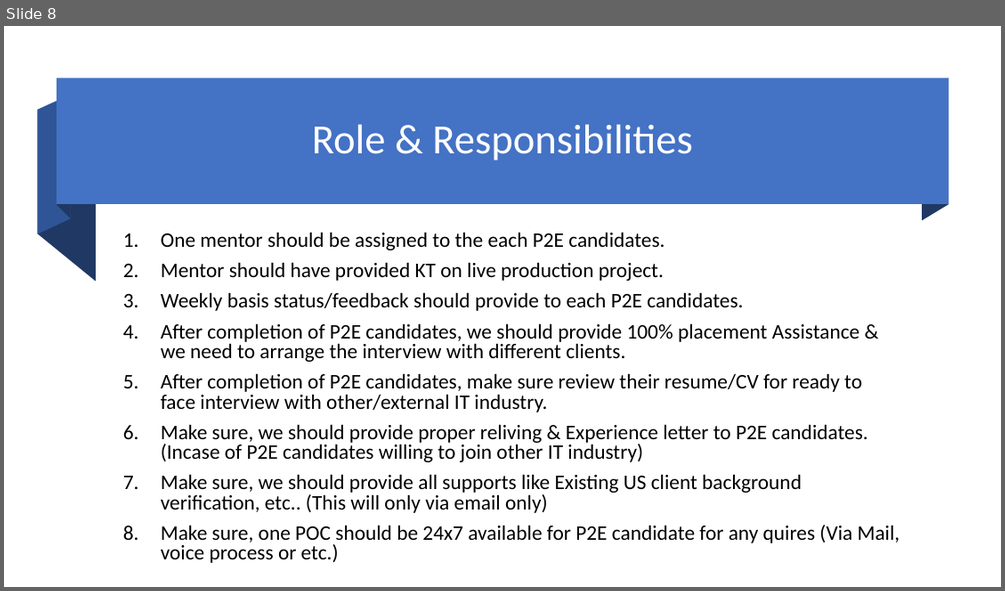
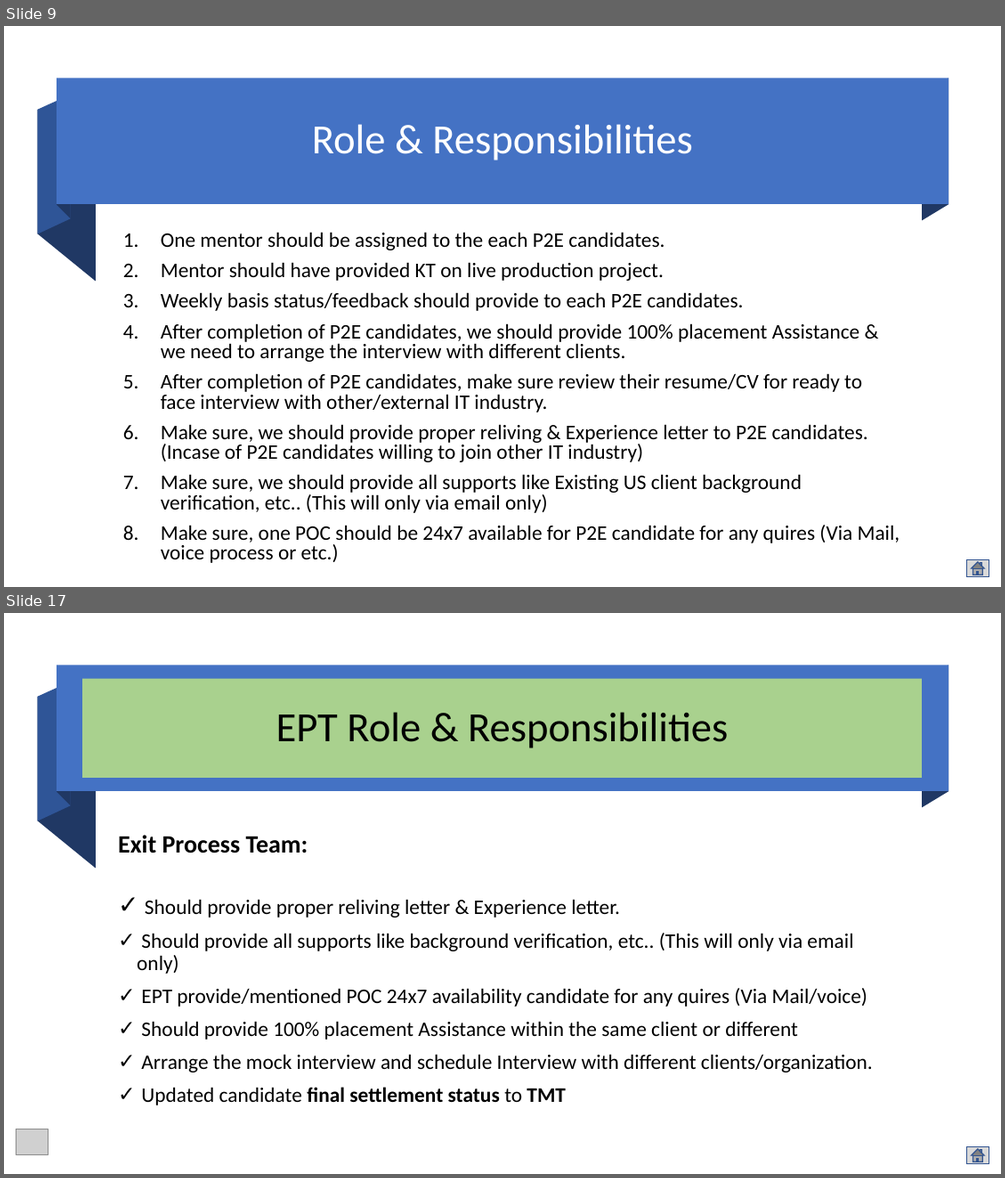
Before and after one commit to mjanwar/document, a slide deck: eTechlogix-Academic-Professional-Training-Plan.pptx. Shown one above the other, each under a label of ours: slide 8 before the commit, slides 9 and 17 after it; the slides between them are not shown. The pictures are 1005x591 and 1005x1178 pixels, drawn with LibreOffice and Linux fonts; fonts in the diff are those of the drawing; grey boxes stand for pictures. Boxes give left, top, right and bottom in pixels: in the first picture for what was removed or moved away, otherwise in the second. Text is boxed around its words. In the diff, an @@ line names an element or a change of style, - is before the commit and + after.

```diff
--- a/eTechlogix-Academic-Professional-Training-Plan.pptx
+++ b/eTechlogix-Academic-Professional-Training-Plan.pptx
@@ slide 17 added at bbox=[4, 613, 1001, 1174], background #FFFFFF @@
@@ rectangle added at bbox=[57, 666, 948, 792], fill #4472C4 @@
@@ freeform shape added at bbox=[57, 666, 71, 805], fill #203864 @@
@@ freeform shape added at bbox=[922, 666, 948, 808], fill #203864 @@
@@ freeform shape added at bbox=[38, 682, 71, 821], fill #2F5597 @@
@@ title added at bbox=[82, 679, 922, 779], fill #A9D18E, 40 pt, text #000000 @@
+EPT Role & Responsibilities
@@ freeform shape added at bbox=[38, 697, 96, 868], fill #203864 @@
@@ text added at bbox=[118, 835, 873, 1105], 20 pt, text #000000 @@
+Exit Process Team:
+✓ Should provide proper reliving letter & Experience letter.
+✓ Should provide all supports like background verification, etc.. (This will only via email only)
+✓ EPT provide/mentioned POC 24x7 availability candidate for any quires (Via Mail/voice)
+✓ Should provide 100% placement Assistance within the same client or different
+✓ Arrange the mock interview and schedule Interview with different clients/organization.
+✓ Updated candidate final settlement status to TMT
@@ picture added at bbox=[16, 1129, 48, 1154] @@
@@ action button home added at bbox=[967, 1147, 989, 1164], fill #D9D9D9, outline #325491 1 pt @@
@@ what was slide 8 is now slide 9 @@
@@ slide 9 changed as well @@
@@ action button home added at bbox=[967, 560, 989, 577], fill #D9D9D9, outline #325491 1 pt @@
```
Also in this commit, not shown: 9 other slides changed, 10 other slides added.
